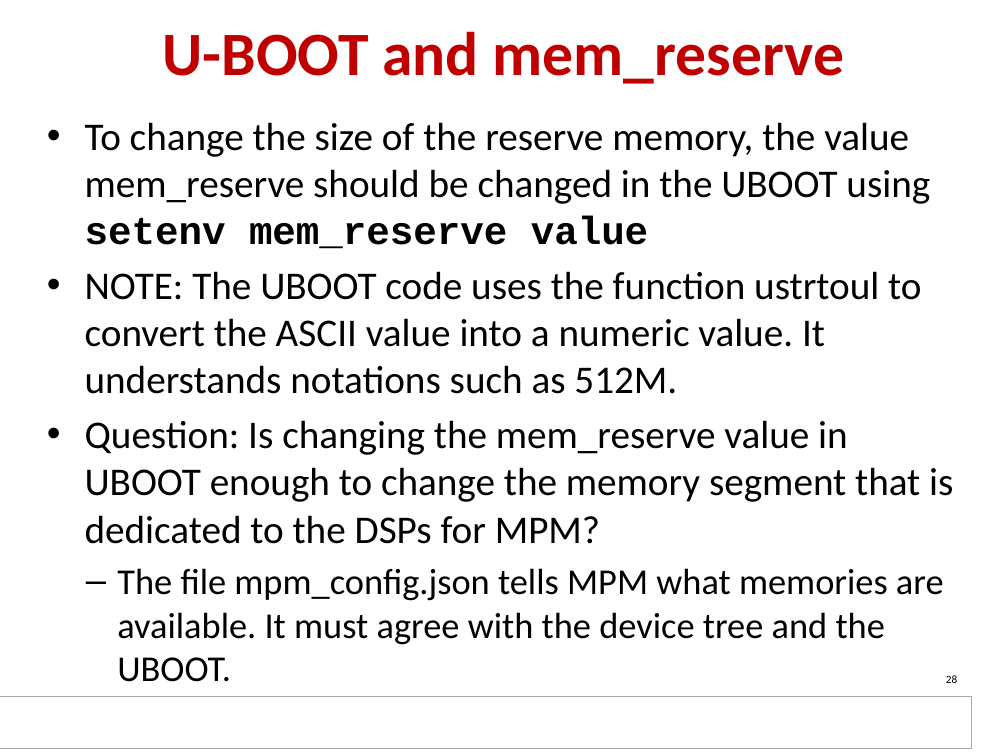
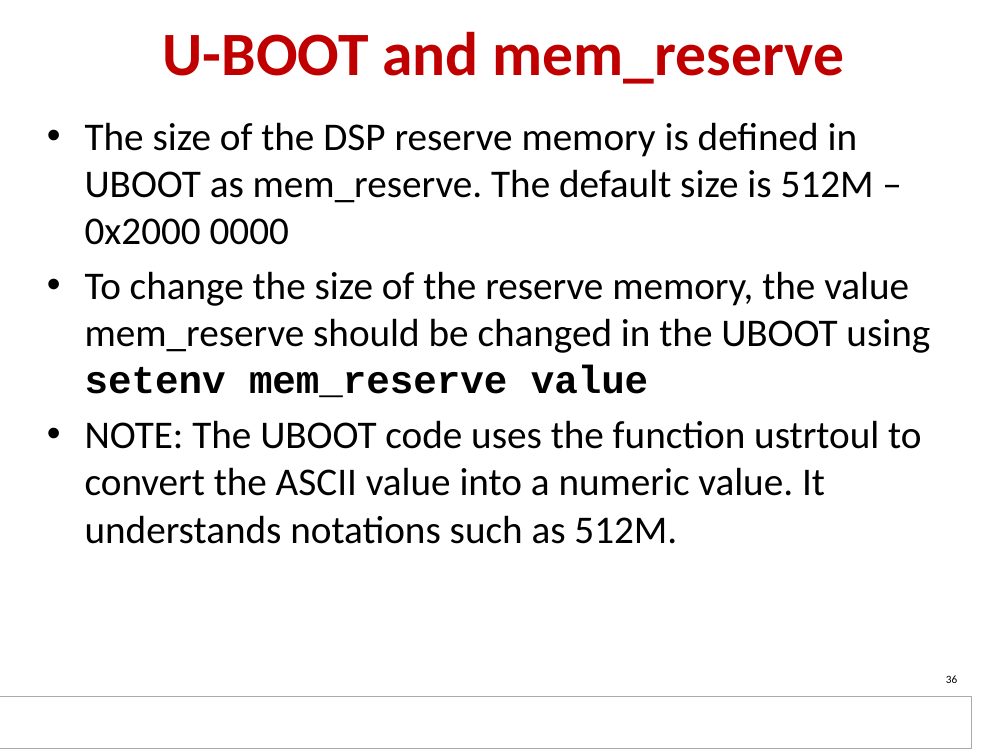
Before and after one commit to hari1989/keystone-workshop, a slide deck: slide 36 of slides/KeyStone ARM DSP.pptx (slide 28 before the commit). Drawn at 1008x756 pixels with LibreOffice and Linux fonts; fonts in the diff are those of the drawing; background and template pictures are left out. Boxes give left, top, right and bottom in pixels: in the first picture for what was removed or moved away, otherwise in the second. Text is boxed around its words. In the diff, an @@ line names an element or a change of style, - is before the commit and + after.

```diff
--- a/slides/KeyStone ARM DSP.pptx
+++ b/slides/KeyStone ARM DSP.pptx
@@ text at bbox=[85, 122, 874, 245]: paragraph added @@
+• The size of the DSP reserve memory is defined in UBOOT as mem_reserve. The default size is 512M – 0x2000 0000
@@ text at bbox=[85, 420, 953, 682]: paragraphs removed @@
-• Question: Is changing the mem_reserve value in UBOOT enough to change the memory segment that is dedicated to the DSPs for MPM?
-  – The file mpm_config.json tells MPM what memories are available. It must agree with the device tree and the UBOOT.
@@ page number at bbox=[946, 675, 957, 683]: text changed @@
-28
+36
```
Also in this commit, not shown: 5 other slides changed, 4 slides added, 9 slides removed.
